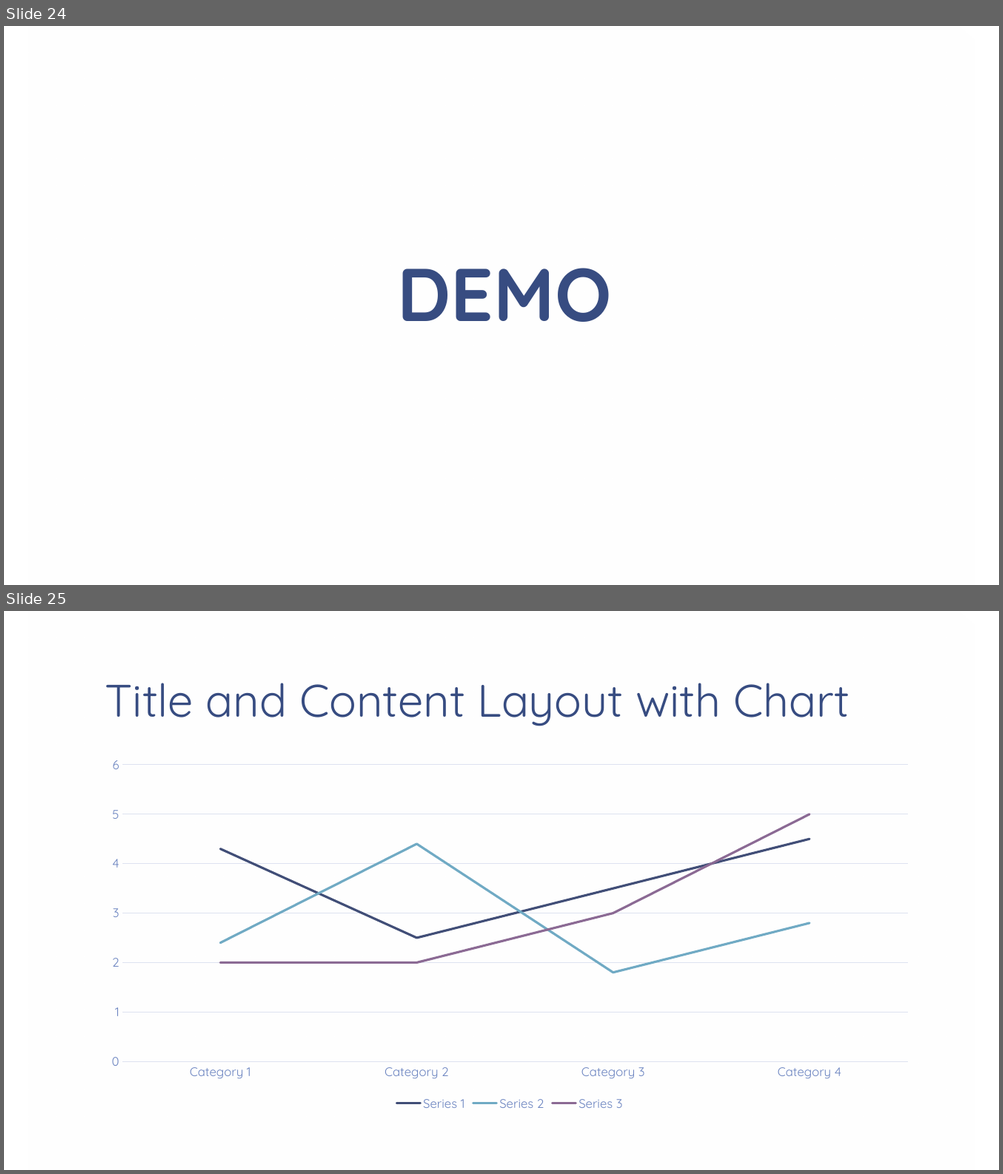
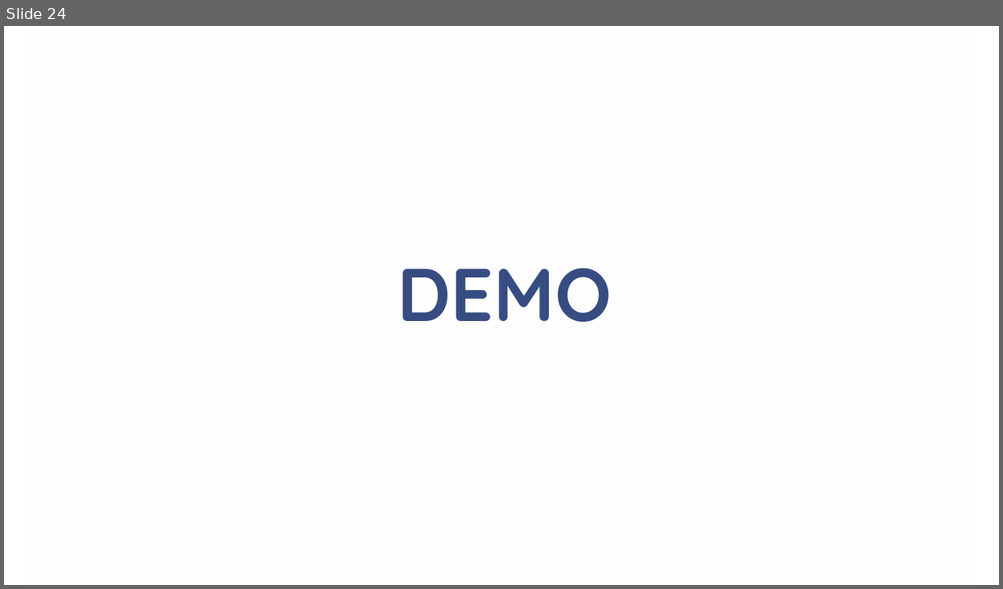
Before and after one commit to cfclick/CFSummit2016, a slide deck: powerpoint/SmartPDF/Don't Just PDF.pptx. Shown one above the other, each under a label of ours: slides 24 and 25 before the commit, slide 24 after it. The pictures are 1003x1174 and 1003x589 pixels, drawn with LibreOffice and Linux fonts; fonts in the diff are those of the drawing; background and template pictures are left out. Boxes give left, top, right and bottom in pixels: in the first picture for what was removed or moved away, otherwise in the second. Text is boxed around its words. In the diff, an @@ line names an element or a change of style, - is before the commit and + after.

```diff
--- a/powerpoint/SmartPDF/Don't Just PDF.pptx
+++ b/powerpoint/SmartPDF/Don't Just PDF.pptx
@@ slide 25 removed at [4, 611, 999, 1170], background picture (left out); not listed: 1 template element that a slide beside it also shows @@
@@ title removed at [105, 683, 849, 726] @@
-Title and Content Layout with Chart
@@ line chart removed at [95, 750, 924, 1115] @@
-categories: Category 1, Category 2, Category 3, Category 4
-Series 1: 4.3, 2.5, 3.5, 4.5
-Series 2: 2.4, 4.4, 1.8, 2.8
-Series 3: 2, 2, 3, 5
```
Also in this commit, not shown: 1 slide changed, 3 slides added, 7 other slides removed.
